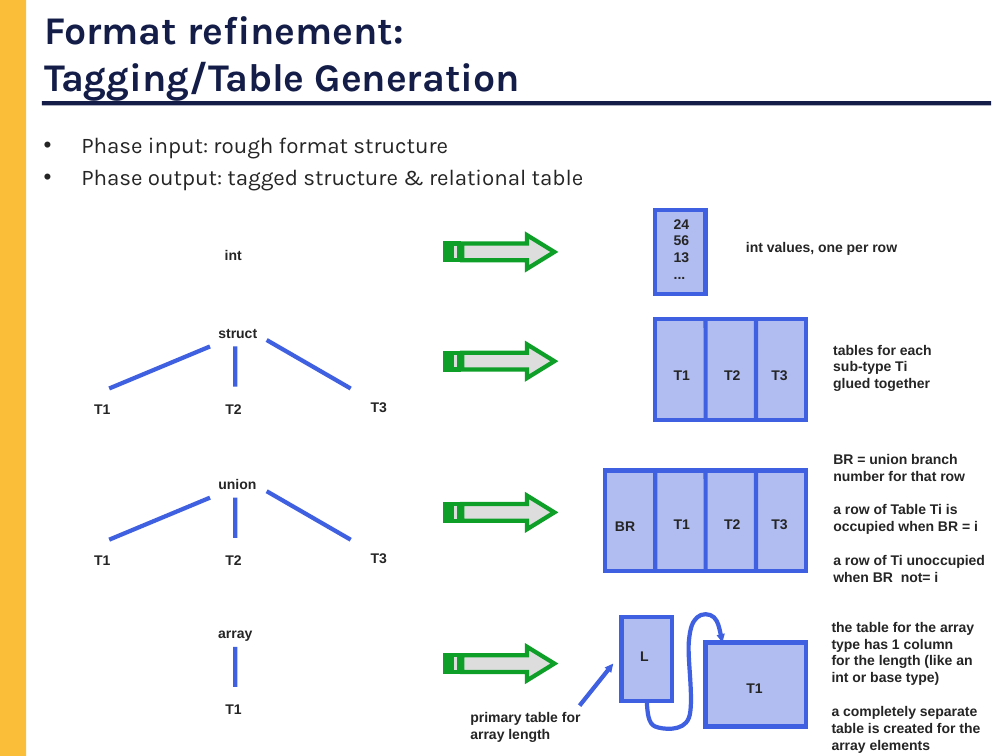
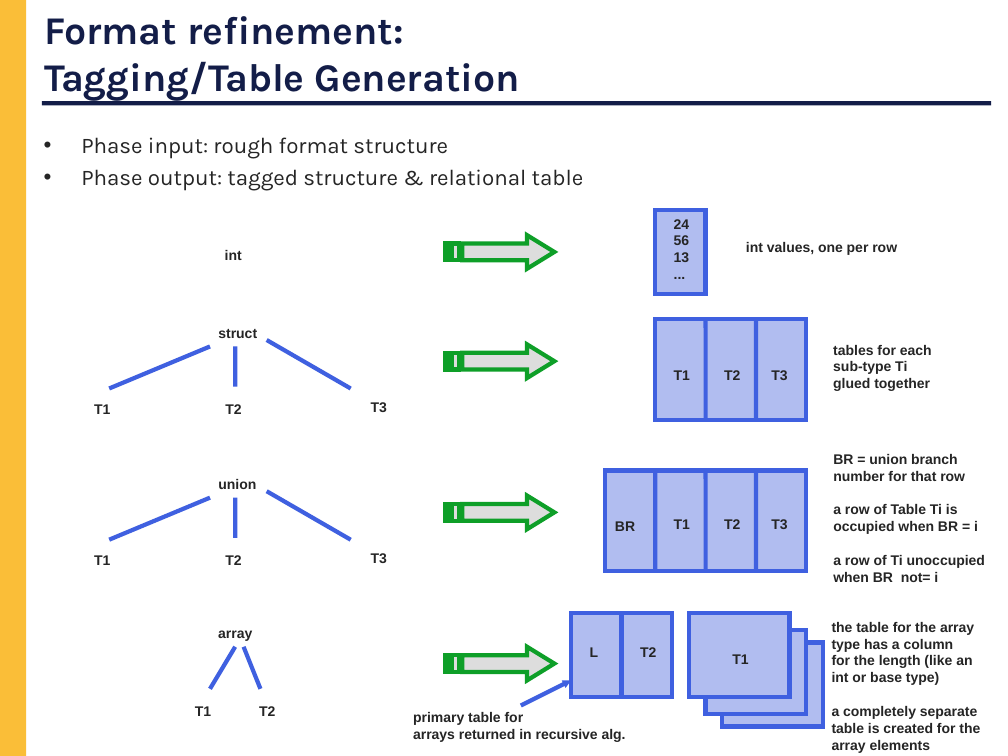
Before and after one commit to cornell-pl/forest, a slide deck: slide 38 of pads/Notes/DARPA/Kickoff.ppt. Drawn at 1008x756 pixels with LibreOffice and Linux fonts; fonts in the diff are those of the drawing. Boxes give left, top, right and bottom in pixels: in the first picture for what was removed or moved away, otherwise in the second. Text is boxed around its words. In the diff, an @@ line names an element or a change of style, - is before the commit and + after.

```diff
--- a/pads/Notes/DARPA/Kickoff.ppt
+++ b/pads/Notes/DARPA/Kickoff.ppt
@@ rectangle added at bbox=[572, 613, 622, 697], fill #B1BDF0, outline #3F60E0 3 pt @@
@@ rectangle: place and size @@
-rectangle at bbox=[622, 618, 672, 702]
+rectangle at bbox=[622, 613, 672, 697]
@@ freeform shape removed at bbox=[647, 613, 723, 732] @@
@@ rectangle added at bbox=[688, 613, 789, 697], fill #B1BDF0, outline #3F60E0 3 pt @@
@@ line added from (235, 647) to (210, 688), #3F60E0 3 pt @@
@@ line moved from (235, 647) - (235, 686) to (244, 647) - (260, 688) @@
@@ text "L": place and size @@
-text "L" at bbox=[640, 651, 649, 661]
+text "L" at bbox=[590, 647, 599, 657]
@@ text added at bbox=[640, 647, 656, 657], 10 pt, text #252525, bold @@
+T2
@@ rectangle added at bbox=[706, 630, 806, 714], fill #B1BDF0, outline #3F60E0 3 pt @@
@@ text "T1": place and size @@
-text "T1" at bbox=[746, 683, 762, 693]
+text "T1" at bbox=[732, 654, 748, 664]
@@ rectangle: place and size @@
-rectangle at bbox=[706, 643, 806, 727]
+rectangle at bbox=[723, 643, 824, 727]
@@ text at bbox=[832, 639, 954, 652]: text changed @@
-type has 1 column
+type has a column
@@ arrow moved from (580, 706) - (613, 663) to (521, 706) - (572, 680) @@
@@ text "T1": place and size @@
-text "T1" at bbox=[225, 704, 241, 714]
+text "T1" at bbox=[195, 706, 211, 716]
@@ text added at bbox=[259, 706, 275, 716], 10 pt, text #252525, bold @@
+T2
@@ text "primary table for": place and size @@
-text "primary table for" at bbox=[470, 712, 581, 742]
+text "primary table for" at bbox=[413, 712, 626, 742]
@@ text at bbox=[413, 729, 626, 742]: text changed @@
-array length
+arrays returned in recursive alg.
```
Also in this commit, not shown: 10 other slides changed, 3 slides added, 3 slides removed.
